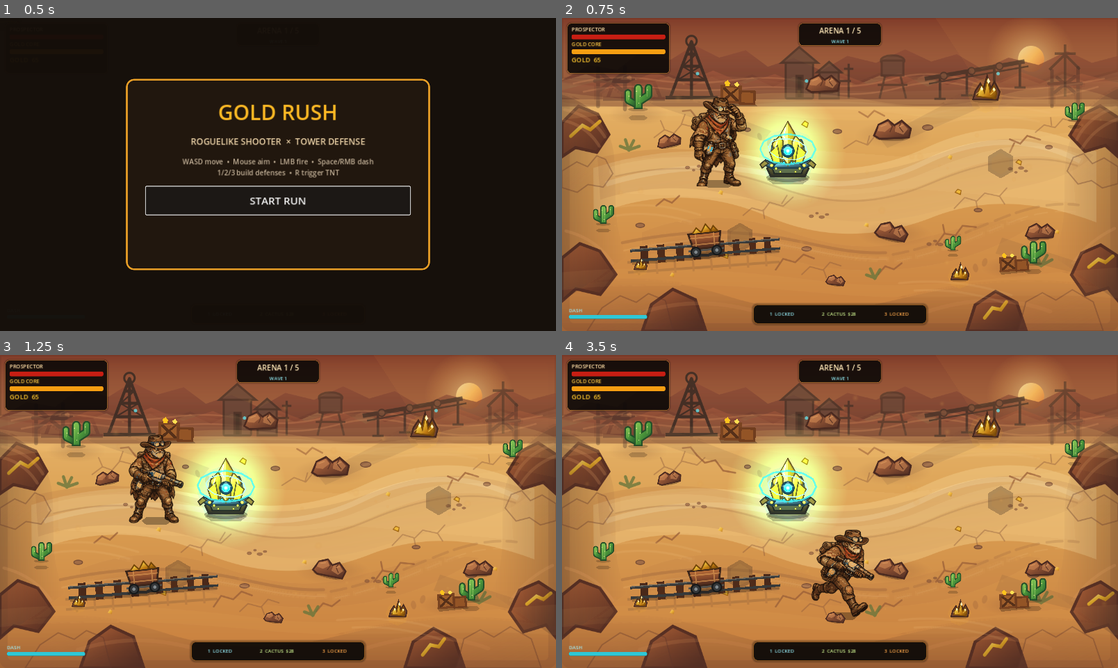
Above: before the commit, frames 1-4 (two rows, left to right).
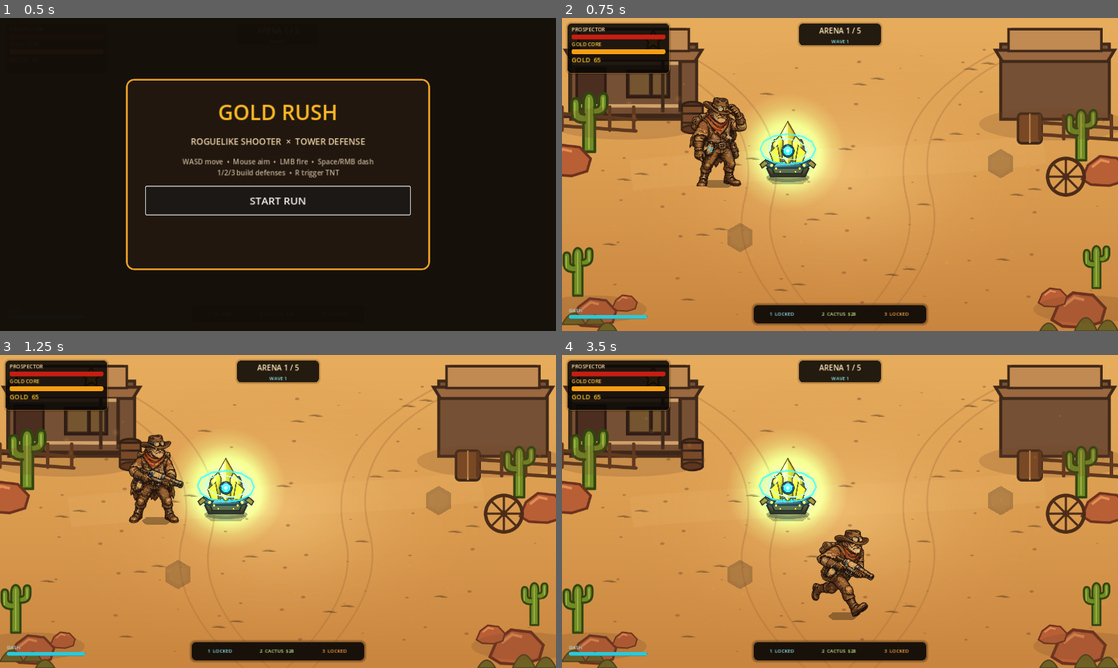
Above: after the commit, the same moments.

Repository: motomotoo1997-art/monster-quest
Game: Godot game, scene res://scenes/main/Main.tscn
Two runs of this game, one before a commit and one after it. Both use one fixed random seed, a clock stepped at 60 frames per second and the inputs below.
Inputs (mouse positions are in pixels of both pictures, inside the frame that each line leads up to):
- Up to frame 1 (0.5 s): no input
- Up to frame 2 (0.75 s): click "START RUN" at 0.5 s
- Up to frame 3 (1.25 s): no input
- Up to frame 4 (3.5 s): tap Enter at 1.25 s; move the mouse to (962, 495) at 1.27 s; hold D (move_right) 1.28-2.03 s; tap E (ability_e) at 1.35 s; move the mouse to (728, 527) at 2.02 s; hold S (move_down) 2.03-2.78 s; tap Q (ability_q) at 2.1 s; move the mouse to (895, 442) at 2.77 s; hold D (move_right) from 2.78 s (still down); tap R (ability_r) at 2.85 s

Frame 1 is identical in both runs. In frame 2, 49% of the frame differs, in the area x 0-100%, y 0-100%; in frame 3, 49%; in frame 4, 50%.

Commit message:
art: switch Arena01 to approved western-town reference layout

Diff:
--- a/gold-rush-roguelike/scenes/arenas/Arena01.tscn
+++ b/gold-rush-roguelike/scenes/arenas/Arena01.tscn
@@ -4,7 +4,7 @@
 [ext_resource type="PackedScene" path="res://scenes/environment/RockClusterProp.tscn" id="2_rocks"]
 [ext_resource type="PackedScene" path="res://scenes/environment/MineCartProp.tscn" id="3_cart"]
 [ext_resource type="PackedScene" path="res://scenes/environment/GoldVeinProp.tscn" id="4_gold"]
-[ext_resource type="Texture2D" path="res://assets/environment/arena01_backdrop_v2.svg" id="5_backdrop"]
+[ext_resource type="Texture2D" path="res://assets/environment/arena01_western_town_v4.svg" id="5_backdrop"]
 [ext_resource type="PackedScene" path="res://scenes/environment/RailSegmentProp.tscn" id="6_rail"]
 [ext_resource type="PackedScene" path="res://scenes/environment/CrateStackProp.tscn" id="7_crates"]
 [ext_resource type="Texture2D" path="res://assets/vfx/dust_mote.svg" id="8_dust"]
@@ -28,21 +28,25 @@
 texture = ExtResource("5_backdrop")
 
 [node name="CanyonDepth" type="Sprite2D" parent="."]
+visible = false
 z_index = -45
 position = Vector2(640,360)
 texture = ExtResource("9_depth")
 
 [node name="SunWash" type="Polygon2D" parent="."]
+visible = false
 z_index = -43
 polygon = PackedVector2Array(860,0,1280,0,1280,282,1115,248,986,192)
 color = Color(1,0.69,0.30,0.055)
 
 [node name="DustPathHighlight" type="Polygon2D" parent="."]
+visible = false
 z_index = -20
 polygon = PackedVector2Array(134,326,504,299,785,319,1169,263,1182,425,800,392,516,421,135,403)
 color = Color(1,0.86,0.58,0.10)
 
 [node name="GroundDetail" type="Sprite2D" parent="."]
+visible = false
 z_index = -19
 position = Vector2(640,360)
 texture = ExtResource("10_ground_detail")
@@ -66,6 +70,7 @@
 color = Color(1,0.90,0.70,0.34)
 
 [node name="ForegroundDepth" type="Sprite2D" parent="."]
+visible = false
 z_index = -3
 position = Vector2(640,360)
 texture = ExtResource("11_foreground")
@@ -113,83 +118,102 @@
 
 [node name="RockA" type="StaticBody2D" parent="."]
 position = Vector2(760,250)
-collision_layer = 1
+collision_layer = 0
 collision_mask = 1
 [node name="CollisionShape2D" type="CollisionShape2D" parent="RockA"]
 shape = SubResource("RockShape")
 [node name="RockB" type="StaticBody2D" parent="."]
 position = Vector2(760,485)
-collision_layer = 1
+collision_layer = 0
 collision_mask = 1
 [node name="CollisionShape2D" type="CollisionShape2D" parent="RockB"]
 shape = SubResource("RockShape2")
 
 [node name="RocksMidA" parent="." instance=ExtResource("2_rocks")]
+visible = false
 position = Vector2(760,250)
 scale = Vector2(1.05,1.05)
 [node name="RocksMidB" parent="." instance=ExtResource("2_rocks")]
+visible = false
 position = Vector2(760,485)
 rotation = 0.24
 scale = Vector2(0.92,0.92)
 [node name="RocksNorth" parent="." instance=ExtResource("2_rocks")]
+visible = false
 position = Vector2(600,145)
 scale = Vector2(0.95,0.95)
 [node name="RocksEast" parent="." instance=ExtResource("2_rocks")]
+visible = false
 position = Vector2(1100,485)
 scale = Vector2(0.82,0.82)
 [node name="RocksWest" parent="." instance=ExtResource("2_rocks")]
+visible = false
 position = Vector2(245,278)
 rotation = -0.18
 scale = Vector2(0.68,0.68)
 [node name="RocksSouthSmall" parent="." instance=ExtResource("2_rocks")]
+visible = false
 position = Vector2(630,600)
 rotation = 0.16
 scale = Vector2(0.54,0.54)
 
 [node name="CactusNW" parent="." instance=ExtResource("1_cactus")]
+visible = false
 position = Vector2(175,202)
 scale = Vector2(0.96,0.96)
 [node name="CactusWest" parent="." instance=ExtResource("1_cactus")]
+visible = false
 position = Vector2(95,468)
 scale = Vector2(0.72,0.72)
 [node name="CactusSouth" parent="." instance=ExtResource("1_cactus")]
+visible = false
 position = Vector2(1085,558)
 scale = Vector2(0.86,0.86)
 [node name="CactusEast" parent="." instance=ExtResource("1_cactus")]
+visible = false
 position = Vector2(1180,230)
 scale = Vector2(0.68,0.68)
 [node name="CactusMid" parent="." instance=ExtResource("1_cactus")]
+visible = false
 position = Vector2(900,530)
 scale = Vector2(0.55,0.55)
 
 [node name="RailA" parent="." instance=ExtResource("6_rail")]
+visible = false
 position = Vector2(250,540)
 rotation = -0.08
 scale = Vector2(1.08,1.08)
 [node name="RailB" parent="." instance=ExtResource("6_rail")]
+visible = false
 position = Vector2(420,526)
 rotation = -0.08
 scale = Vector2(0.95,0.95)
 [node name="MineCart" parent="." instance=ExtResource("3_cart")]
+visible = false
 position = Vector2(330,520)
 rotation = -0.10
 scale = Vector2(1.08,1.08)
 
 [node name="CratesNW" parent="." instance=ExtResource("7_crates")]
+visible = false
 position = Vector2(405,170)
 rotation = 0.04
 scale = Vector2(0.88,0.88)
 [node name="CratesSE" parent="." instance=ExtResource("7_crates")]
+visible = false
 position = Vector2(1040,560)
 rotation = -0.08
 scale = Vector2(0.72,0.72)
 
 [node name="GoldVein" parent="." instance=ExtResource("4_gold")]
+visible = false
 position = Vector2(975,170)
 scale = Vector2(0.92,0.92)
 [node name="GoldVeinSouth" parent="." instance=ExtResource("4_gold")]
+visible = false
 position = Vector2(915,590)
 scale = Vector2(0.62,0.62)
 [node name="GoldVeinWest" parent="." instance=ExtResource("4_gold")]
+visible = false
 position = Vector2(180,570)
 scale = Vector2(0.45,0.45)
